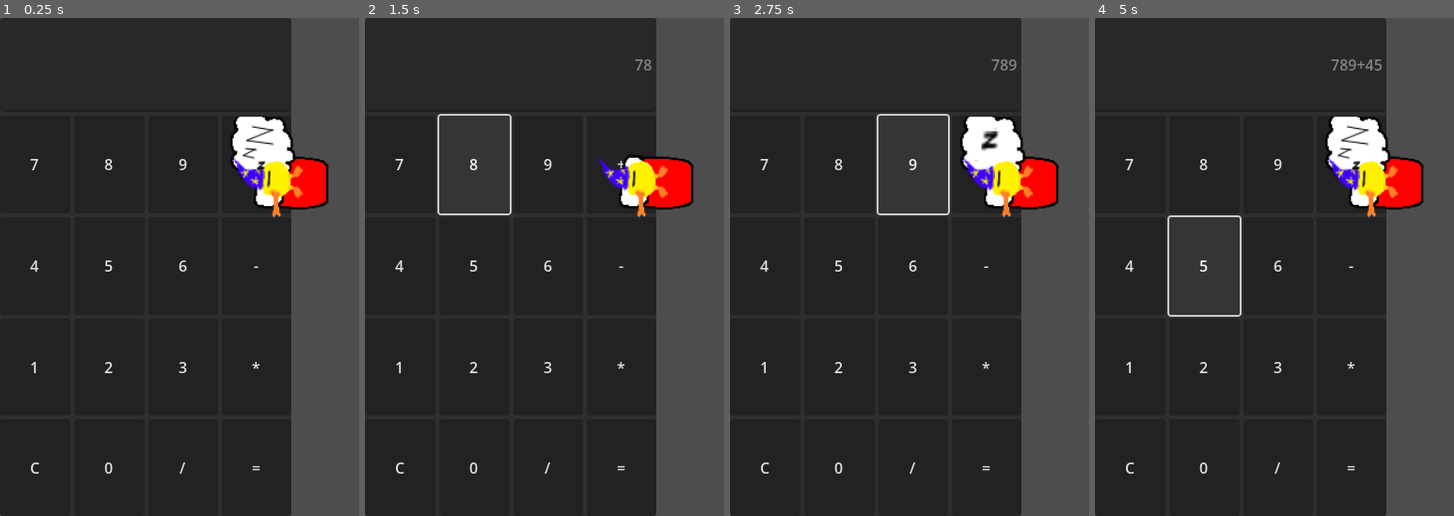
Above: before the commit, frames 1-4 (left to right).
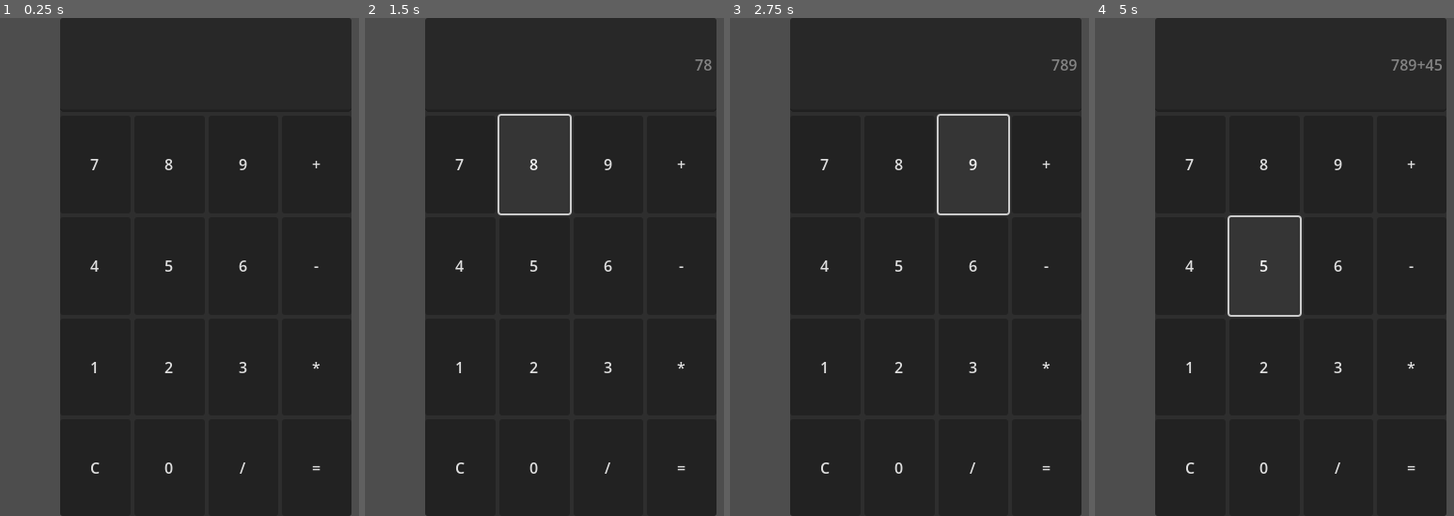
Above: after the commit, the same moments.

Repository: naylE-Dev/Totally-Normal-Calculator
Game: Godot game, scene res://Calculadora.tscn
The game is run twice, just before and just after one commit, with the same random seed, the same clock (stepped at 60 frames per second) and the same inputs.
Inputs:
- Up to frame 1 (0.25 s): no input
- Up to frame 2 (1.5 s): click "7" at 0.5 s; click "8" at 1.25 s
- Up to frame 3 (2.75 s): click "9" at 2 s
- Up to frame 4 (5 s): click "+" at 2.75 s; click "4" at 3.5 s; click "5" at 4.25 s

The runs differ from the first frame. In frame 1, 37% of the frame differs, in the area x 0-98%, y 0-100%; in frame 2, 36%; in frame 3, 37%; in frame 4, 37%.

Commit message:
Alpha 0.3

Diff:
--- a/Calculadora.tscn
+++ b/Calculadora.tscn
@@ -1,5 +1,6 @@
-[gd_scene load_steps=21 format=3 uid="uid://vcwf6xqyqml0"]
-
+[gd_scene load_steps=23 format=3 uid="uid://vcwf6xqyqml0"]
+
+[ext_resource type="Script" uid="uid://carmpxai767ld" path="res://main.gd" id="1_4cigk"]
 [ext_resource type="Script" uid="uid://chltblvabroym" path="res://calculator.gd" id="1_jvx5q"]
 [ext_resource type="Script" uid="uid://c14vkj54gjxwe" path="res://input_display.gd" id="2_s135h"]
 [ext_resource type="Script" uid="uid://dmimckscnoeax" path="res://assistant.gd" id="3_oeqi2"]
@@ -8,6 +9,7 @@
 [ext_resource type="Texture2D" uid="uid://ccpxfoonu7pn5" path="res://cadeado.png" id="4_oeqi2"]
 [ext_resource type="Texture2D" uid="uid://bqs0vsukelqsw" path="res://assistantdormindo1.png" id="5_fldfr"]
 [ext_resource type="Texture2D" uid="uid://cbfysuod7un4j" path="res://assistantdormindo2.png" id="6_4cigk"]
+[ext_resource type="Script" uid="uid://benfrgo178k62" path="res://popup_assistant.gd" id="6_fldfr"]
 [ext_resource type="Texture2D" uid="uid://bm4janq5sg3ll" path="res://assistantdormindo3.png" id="7_j2dfv"]
 [ext_resource type="Texture2D" uid="uid://bv4l4kq746enj" path="res://assistantdormindo4.png" id="8_htjbx"]
 [ext_resource type="Texture2D" uid="uid://3j2dewjmd23d" path="res://assistantdormindo5.png" id="9_pe8o3"]
@@ -18,9 +20,6 @@
 [ext_resource type="Texture2D" uid="uid://brovj1bkshkny" path="res://assistantrindo3.png" id="14_u0o8a"]
 [ext_resource type="PackedScene" uid="uid://bfbk10gfd3m80" path="res://Final_Screen.tscn" id="17_avgk0"]
 
-[sub_resource type="LabelSettings" id="LabelSettings_b7xt3"]
-font_size = 12
-
 [sub_resource type="SpriteFrames" id="SpriteFrames_8kerd"]
 animations = [{
 "frames": [{
@@ -88,7 +87,11 @@
 [sub_resource type="RectangleShape2D" id="RectangleShape2D_ixuri"]
 size = Vector2(64, 64)
 
+[sub_resource type="LabelSettings" id="LabelSettings_b7xt3"]
+font_size = 12
+
 [node name="Node" type="Node"]
+script = ExtResource("1_4cigk")
 
 [node name="Calculadora" type="Control" parent="."]
 layout_mode = 3
@@ -102,8 +105,9 @@
 anchors_preset = 4
 anchor_top = 0.5
 anchor_bottom = 0.5
+offset_left = 63.5
 offset_top = -20.0
-offset_right = 310.0
+offset_right = 373.5
 offset_bottom = 510.0
 grow_vertical = 2
 
@@ -224,7 +228,7 @@
 offset_right = 40.0
 offset_bottom = 40.0
 script = ExtResource("3_s135h")
-assistant_path = NodePath("../assistant")
+assistant_path = NodePath("../PopupAssistant/assistant")
 input_display_path = NodePath("../Calculadora/PanelContainer/VBoxContainer/InputDisplay")
 calculator_path = NodePath("../Calculadora")
 
@@ -384,14 +388,47 @@
 scale = Vector2(0.944906, 0.699811)
 texture = ExtResource("4_oeqi2")
 
-[node name="DialogLabel" type="Label" parent="."]
-offset_left = 233.0
-offset_top = 81.0
-offset_right = 273.0
-offset_bottom = 104.0
+[node name="FinalScreen" parent="." instance=ExtResource("17_avgk0")]
+visible = false
+
+[node name="PopupAssistant" type="Window" parent="."]
+transparent_bg = true
+oversampling_override = 1.0
+title = "Assistant"
+position = Vector2i(350, 97)
+size = Vector2i(250, 250)
+unresizable = true
+always_on_top = true
+transparent = true
+script = ExtResource("6_fldfr")
+
+[node name="assistant" type="Area2D" parent="PopupAssistant"]
+z_index = 10
+position = Vector2(154, 190)
+scale = Vector2(2, 2)
+script = ExtResource("3_oeqi2")
+calculator_path = NodePath("../../Calculadora")
+
+[node name="AnimatedSprite2D" type="AnimatedSprite2D" parent="PopupAssistant/assistant"]
+position = Vector2(-10, 22)
+scale = Vector2(1.1839, 1.2239)
+sprite_frames = SubResource("SpriteFrames_8kerd")
+animation = &"rindo"
+frame = 2
+frame_progress = 0.944444
+
+[node name="CollisionShape2D" type="CollisionShape2D" parent="PopupAssistant/assistant"]
+position = Vector2(-12, 8)
+shape = SubResource("RectangleShape2D_ixuri")
+
+[node name="DialogLabel" type="Label" parent="PopupAssistant"]
+offset_left = 39.0
+offset_top = 42.0
+offset_right = 79.0
+offset_bottom = 65.0
 label_settings = SubResource("LabelSettings_b7xt3")
 
-[node name="SimButton" type="Button" parent="."]
+[node name="SimButton" type="Button" parent="PopupAssistant"]
 visible = false
 offset_left = 324.0
 offset_top = 254.0
@@ -399,26 +436,5 @@
 offset_bottom = 285.0
 text = "Sim"
 
-[node name="assistant" type="Area2D" parent="."]
-z_index = 10
-position = Vector2(325, 161)
-script = ExtResource("3_oeqi2")
-calculator_path = NodePath("../Calculadora")
-
-[node name="AnimatedSprite2D" type="AnimatedSprite2D" parent="assistant"]
-position = Vector2(-10, 22)
-scale = Vector2(1.1839, 1.2239)
-sprite_frames = SubResource("SpriteFrames_8kerd")
-animation = &"rindo"
-frame = 2
-frame_progress = 0.944444
-
-[node name="CollisionShape2D" type="CollisionShape2D" parent="assistant"]
-position = Vector2(-12, 8)
-shape = SubResource("RectangleShape2D_ixuri")
-
-[node name="FinalScreen" parent="." instance=ExtResource("17_avgk0")]
-visible = false
-
-[connection signal="pressed" from="SimButton" to="assistant" method="_on_sim_button_pressed"]
-[connection signal="input_event" from="assistant" to="assistant" method="_on_input_event"]
+[connection signal="input_event" from="PopupAssistant/assistant" to="PopupAssistant/assistant" method="_on_input_event"]
+[connection signal="pressed" from="PopupAssistant/SimButton" to="PopupAssistant/assistant" method="_on_sim_button_pressed"]
--- a/Final_Screen.tscn
+++ b/Final_Screen.tscn
@@ -19,10 +19,10 @@
 
 [node name="Background" type="TextureRect" parent="."]
 layout_mode = 0
-offset_left = -120.0
-offset_top = -267.0
+offset_left = -120.00001
+offset_top = -270.0
 offset_right = 4353.0
-offset_bottom = 5900.0
+offset_bottom = 5897.0
 scale = Vector2(0.15, 0.15)
 texture = ExtResource("2_jw633")
 
--- a/assistant.gd
+++ b/assistant.gd
@@ -170,6 +170,55 @@
 	if final_id == "div_zero":
 		_react_div_zero(expression)
 
+
+	elif final_id == "42":
+		_react_42(expression)
+
+	elif final_id == "67":
+		_react_67(expression)
+
+func _react_67(expression: String):
+	show()
+	dialog_label.show()
+	dialog_label.text = "Esse número...
+	não... você condenou
+	a todos nós..."
+	sprite.animation = "duvidoso"
+	sprite.play()
+	await get_tree().create_timer(5.0).timeout
+	var final_screen = preload("res://Final_Screen.tscn").instantiate()
+	get_tree().root.add_child(final_screen)
+	final_screen.show_final("SIX SEVEN!!!")
+
+
+
+func _react_42(expression: String):
+	show()
+	dialog_label.show()
+	dialog_label.text = "42? Sério que você
+	acha que esse é o sentido da vida?"
+	sprite.animation = "duvidoso"
+	sprite.play()
+	await get_tree().create_timer(5.0).timeout
+	dialog_label.text = "Que tal você sair
+	daqui e viver a sua vida,
+	ao invés de ficar
+	procurando respostas fáceis?"
+	await get_tree().create_timer(5.0).timeout
+	sprite.animation = "puto"
+	sprite.play()
+	dialog_label.text = "esse definitivamente
+	não é o sentido da vida,
+	eu sei qual é o sentido da vida."
+	await get_tree().create_timer(5.0).timeout
+	dialog_label.text = "Não vou te contar,
+	é muito mais profundo
+	e você não aguentaria."
+	await get_tree().create_timer(5.0).timeout
+	var final_screen = preload("res://Final_Screen.tscn").instantiate()
+	get_tree().root.add_child(final_screen)
+	final_screen.show_final("Esse NÃO é o sentido da vida.")
+
 func _react_div_zero(expression: String):
 	show()
 	dialog_label.show()
--- a/button_blocker.gd
+++ b/button_blocker.gd
@@ -10,8 +10,9 @@
 @onready var input_display: LineEdit = get_node(input_display_path)
 @onready var calculator: Node = get_node(calculator_path)
 # --- Onready para o assistant principal (na raiz da cena Calculadora) ---
-@onready var main_assistant: Node = get_parent().get_node("assistant")
-# ---
+@onready var main_assistant: Node = get_node(assistant_path)
+# Ou, se preferir usar get_node():
+# @onready var main_assistant: Node = get_node("Window/assistant")# ---
 
 var covers := {}
 var troll_mode := false
--- a/calculator.gd
+++ b/calculator.gd
@@ -20,13 +20,15 @@
 		var expression_string = input_display.get_text()
 		var result = _evaluate_expression(expression_string)
 
+		# Formata o resultado (pra casos válidos)
+		var formatted_result = _format_result(result)
+
 		# Verifica se um final foi acionado com base no resultado
 		if _check_for_ending(result, expression_string):
-			# Final foi acionado, não mostra o resultado normalmente
-			# A lógica do final é tratada em _check_for_ending e onde quer que ending_reached seja ouvido
+			# Final foi acionado e deve impedir exibição (ex: div_zero)
 			return
 
-		var formatted_result = _format_result(result)
+		# Se não impediu, exibe o resultado (ex: pra 42)
 		input_display.set_text(formatted_result)
 		emit_signal("expression_evaluated", result, expression_string)
 
@@ -128,12 +130,16 @@
 func _check_for_ending(result: float, expression: String) -> bool:
 	# Verifica se o resultado indica um final específico
 	if is_inf(result) or str(result) == "nan":
-		# Emite o sinal de final alcançado para divisão por zero
-		# Outros finais podem ser adicionados com 'elif' aqui
+		# Emite o sinal de final alcançado para divisão por zero e impede exibição
 		emit_signal("ending_reached", "div_zero", expression)
-		return true
+		return true  # Impede set_text
 	# Adicione mais verificações de finais aqui, por exemplo:
-	# elif result == 42:
-	#     emit_signal("ending_reached", "the_answer", expression)
-	#     return true
+	elif result == 42:
+		# Emite o sinal, mas permite exibição do resultado
+		emit_signal("ending_reached", "42", expression)
+		return false  # Continua e faz set_text
+
+	elif result == 67:
+		emit_signal("ending_reached", "67", expression)
+		return false
 	return false
--- /dev/null
+++ b/main.gd
@@ -0,0 +1,20 @@
+extends Node  # Ou extends Node2D se for um jogo 2D, etc.
+
+func _ready():
+    # Acessa a janela principal do Godot
+    var janela = get_window()
+
+    if janela:
+        # Desminimiza a janela (muda o modo para windowed ou fullscreen, dependendo do que você quer)
+        janela.mode = Window.MODE_WINDOWED  # Ou MODE_FULLSCREEN para tela cheia
+        # Alternativa: Se quiser maximizada: janela.mode = Window.MODE_MAXIMIZED
+
+        # Define como "always on top" (por cima de tudo)
+        janela.always_on_top = true
+
+        # Traz a janela para o foreground (foco imediato)
+        janela.grab_focus()
+
+        print("Janela principal configurada: desminimizada, always on top e em foco.")
+    else:
+        push_warning("Não foi possível acessar a janela principal!")
--- /dev/null
+++ b/popup_assistant.gd
@@ -0,0 +1,38 @@
+extends Window
+
+@onready var calculadora: Control = get_node("/root/Node/Calculadora")  # Ajuste o caminho pro nó da calculadora (use $ se relativo)
+
+
+func _ready():
+	# Define a posição inicial específica (ex: 100 pixels do topo-esquerda)
+	var posicao_inicial = Vector2(910, 95)  # Ajuste os valores x e y como quiser
+
+
+	# Exibe o popup na posição desejada (corrigido pra Window: usa position e visible)
+	position = posicao_inicial
+	visible = true
+	print("Popup exibido na posição inicial: ", posicao_inicial)
+
+	# Conecta ao sinal ending_reached da calculadora (independente do final_id)
+	if calculadora and not calculadora.is_connected("ending_reached", Callable(self, "_on_ending_reached")):
+		calculadora.connect("ending_reached", Callable(self, "_on_ending_reached"))
+
+
+
+func _on_ending_reached(final_id: String, expression_string: String):
+	# Função chamada quando o sinal ending_reached é emitido pela calculadora (ignora params, reage a qualquer final)
+	var janela = get_window()
+	if janela:
+		# Desminimiza a janela (muda o modo para windowed ou fullscreen, dependendo do que você quer)
+		janela.mode = Window.MODE_WINDOWED  # Ou MODE_FULLSCREEN para tela cheia
+		# Alternativa: Se quiser maximizada: janela.mode = Window.MODE_MAXIMIZED
+
+		# Define como "always on top" (por cima de tudo)
+		janela.always_on_top = true
+
+		# Traz a janela para o foreground (foco imediato)
+		janela.grab_focus()
+		var nova_posicao = Vector2(550, 95)
+		position = nova_posicao
+		visible = true  # Garante que fique visível
+		print("Popup movido para posição nova por causa de um final: ", final_id)
--- a/project.godot
+++ b/project.godot
@@ -20,8 +20,10 @@
 window/size/viewport_width=438
 window/size/viewport_height=530
 window/size/mode=1
-window/size/borderless=true
+window/size/resizable=false
+window/size/always_on_top=true
 window/size/transparent=true
+window/subwindows/embed_subwindows=false
 window/per_pixel_transparency/allowed=true
 
 [rendering]
Not shown, added: main.gd.uid
Not shown, added: popup_assistant.gd.uid
